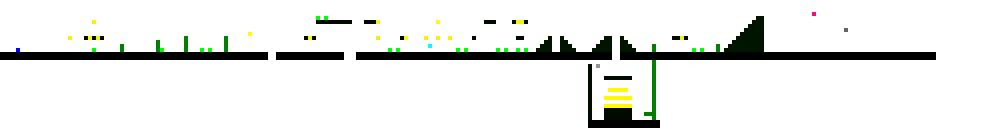
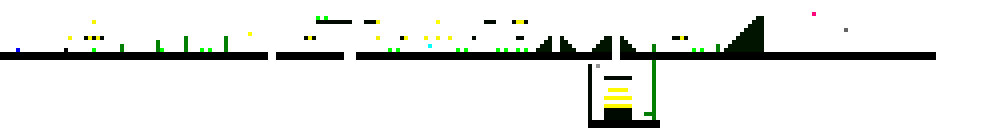
Before/after of a w=984, h=128 layered artwork. What changed in the layer stack:
painted on "Tło" over [64, 48, 68, 52]
